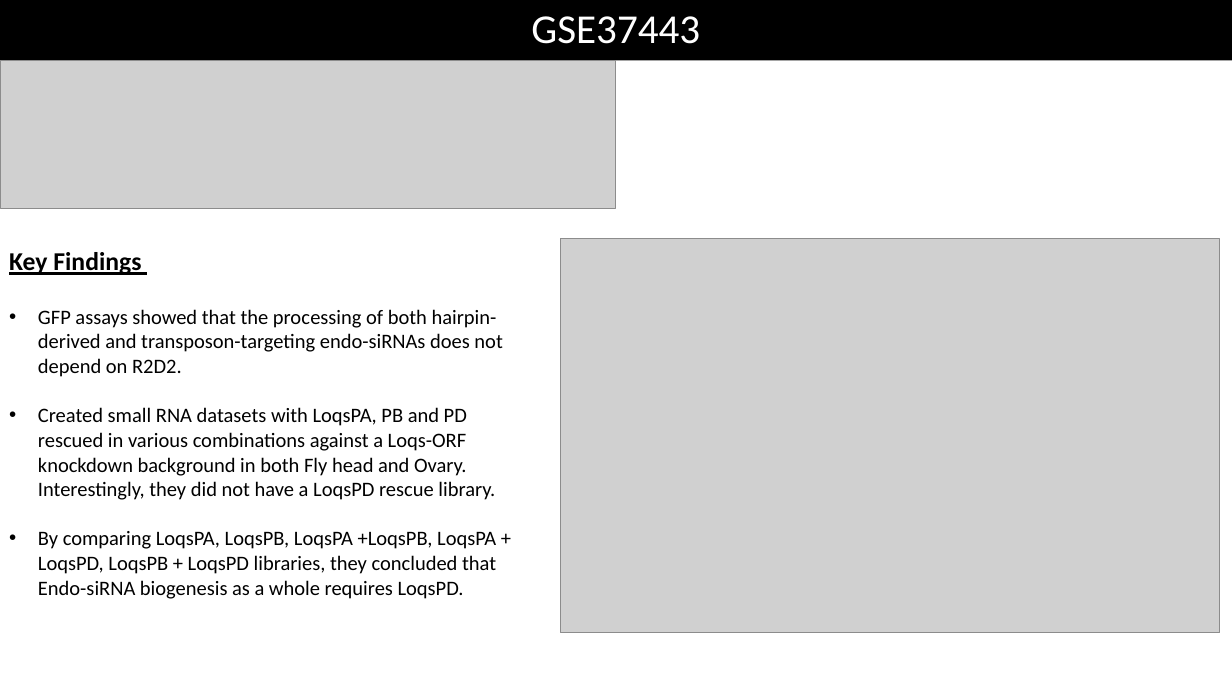
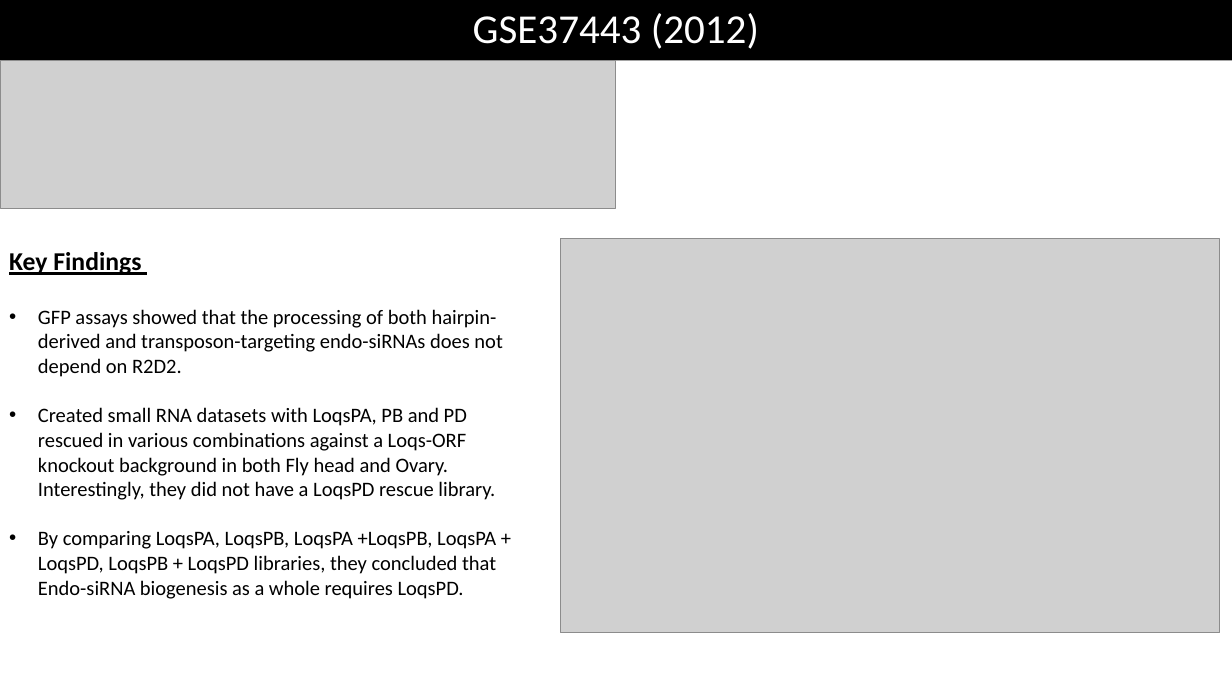
Before and after one commit to jinweelee/notebooks, a slide deck: slide 7 of recent_papers/presentation/Small RNA-seq Analysis of.pptm. Drawn at 1232x693 pixels with LibreOffice and Linux fonts; fonts in the diff are those of the drawing; grey boxes stand for pictures. Boxes give left, top, right and bottom in pixels: in the first picture for what was removed or moved away, otherwise in the second. Text is boxed around its words. In the diff, an @@ line names an element or a change of style, - is before the commit and + after.

```diff
--- a/recent_papers/presentation/Small RNA-seq Analysis of.pptm
+++ b/recent_papers/presentation/Small RNA-seq Analysis of.pptm
@@ text in rectangle at [473,13,759,49]: text changed @@
-GSE37443
+GSE37443 (2012)
@@ text at [38,407,495,500]: text changed @@
-• Created small RNA datasets with LoqsPA, PB and PD rescued in various combinations against a Loqs-ORF knockdown background in both Fly head and Ovary. Interestingly, they did not have a LoqsPD rescue library.
+• Created small RNA datasets with LoqsPA, PB and PD rescued in various combinations against a Loqs-ORF knockout background in both Fly head and Ovary. Interestingly, they did not have a LoqsPD rescue library.
```
Also in this commit, not shown: 10 other slides changed, 2 slides added, 2 slides removed, 1 other file.
